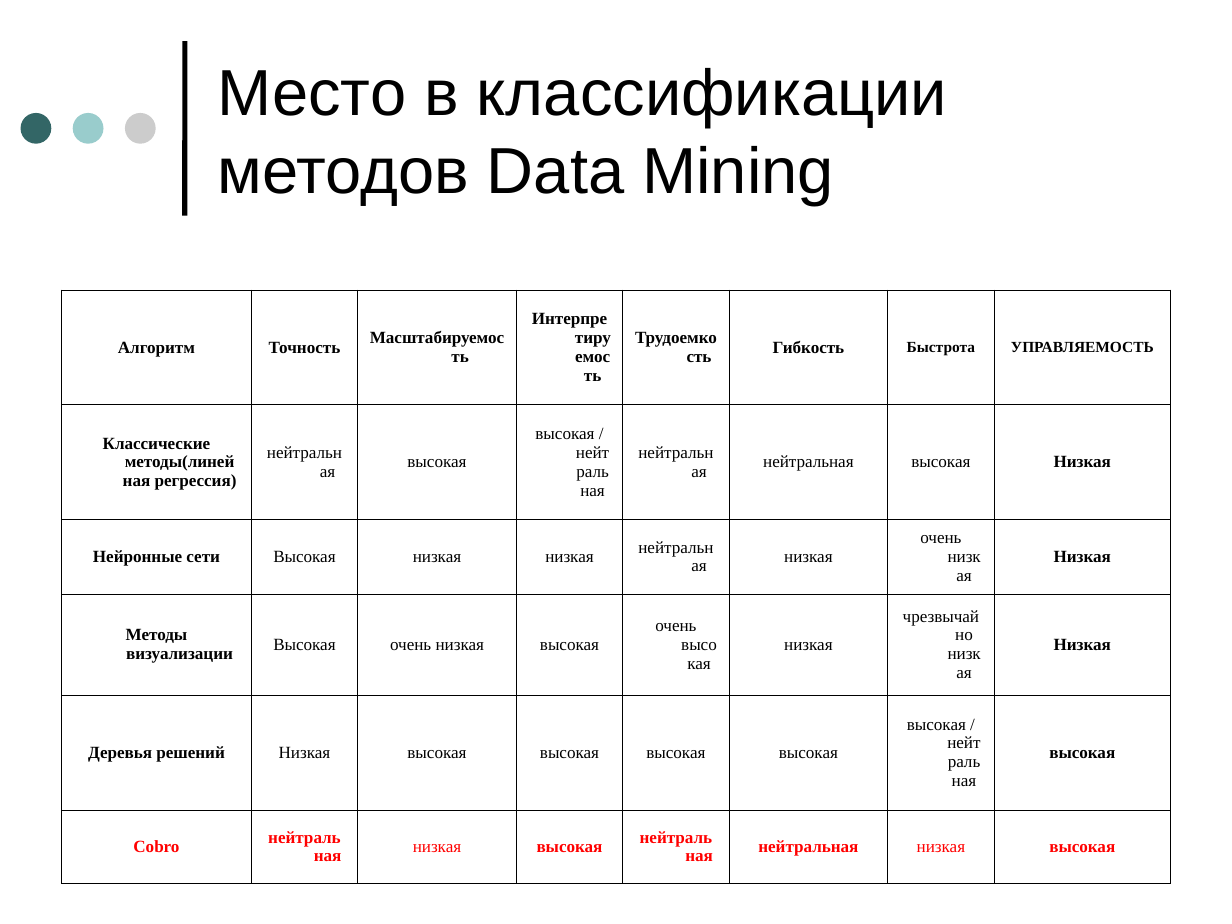
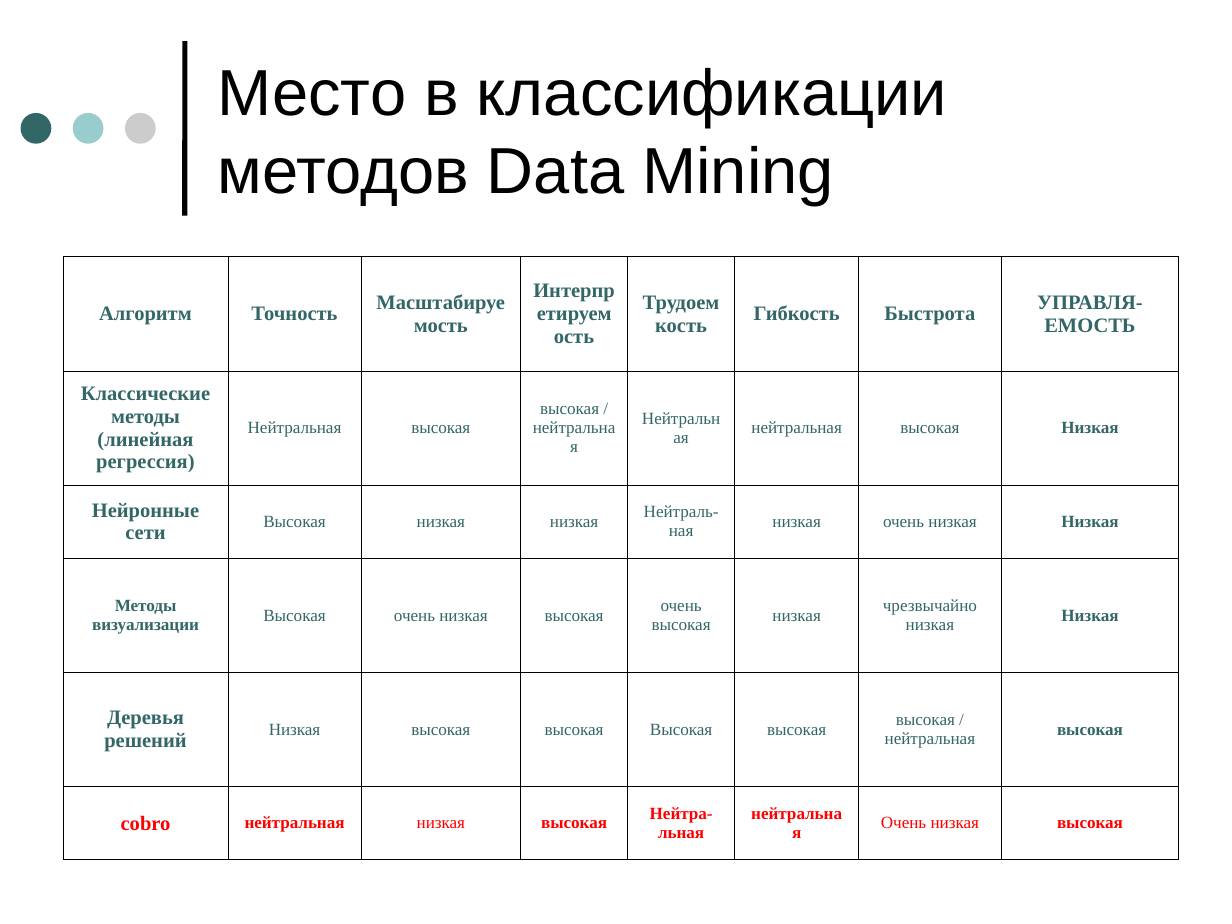
Before and after one commit to ImBa2la/java-artificial-robot, a slide deck: slide 8 of cobro/documentation/Диплом/Стыскин.ppt. Drawn at 1232x924 pixels with LibreOffice and Linux fonts; fonts in the diff are those of the drawing. Boxes give left, top, right and bottom in pixels: in the first picture for what was removed or moved away, otherwise in the second. Text is boxed around its words. In the diff, an @@ line names an element or a change of style, - is before the commit and + after.

```diff
--- a/cobro/documentation/Диплом/Стыскин.ppt
+++ b/cobro/documentation/Диплом/Стыскин.ppt
@@ table at <box>63,256,1179,860</box> @@
-row 1, column 8: УПРАВЛЯЕМОСТЬ
+row 1, column 8: УПРАВЛЯ-ЕМОСТЬ
-row 2: Классические методы(линейная регрессия) | нейтральная | высокая | высокая / нейтральная | нейтральная | нейтральная | высокая | Низкая
+row 2: Классические методы (линейная регрессия) | Нейтральная | высокая | высокая / нейтральная | Нейтральная | нейтральная | высокая | Низкая
-row 3, column 5: нейтральная
+row 3, column 5: Нейтраль-ная
-row 5, column 5: высокая
+row 5, column 5: Высокая
-row 6: Cobro | нейтральная | низкая | высокая | нейтральная | нейтральная | низкая | высокая
+row 6: cobro | нейтральная | низкая | высокая | Нейтра-льная | нейтральная | Очень низкая | высокая
@@ size 10 to 12 pt in "Алгоритм", "Точность", "Масштабируемость", "Интерпретируемость" and 4 more places @@
@@ text colour #000000 to #336666 in "Алгоритм", "Точность", "Масштабируемость", "Интерпретируемость" and 30 more places @@
@@ size 9 to 12 pt in "Быстрота" @@
@@ indent changed @@
@@ table: place and size @@
-table at <box>62,290,1169,883</box>
+table at <box>63,256,1179,860</box>
```
Also in this commit, not shown: 4 other slides changed, 8 other files.
